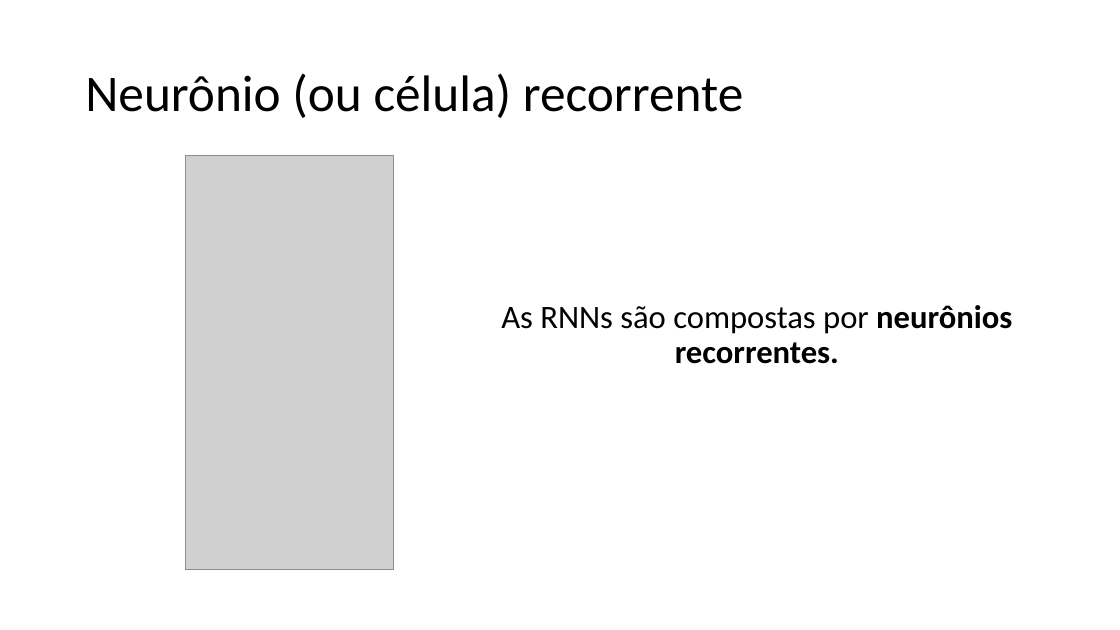
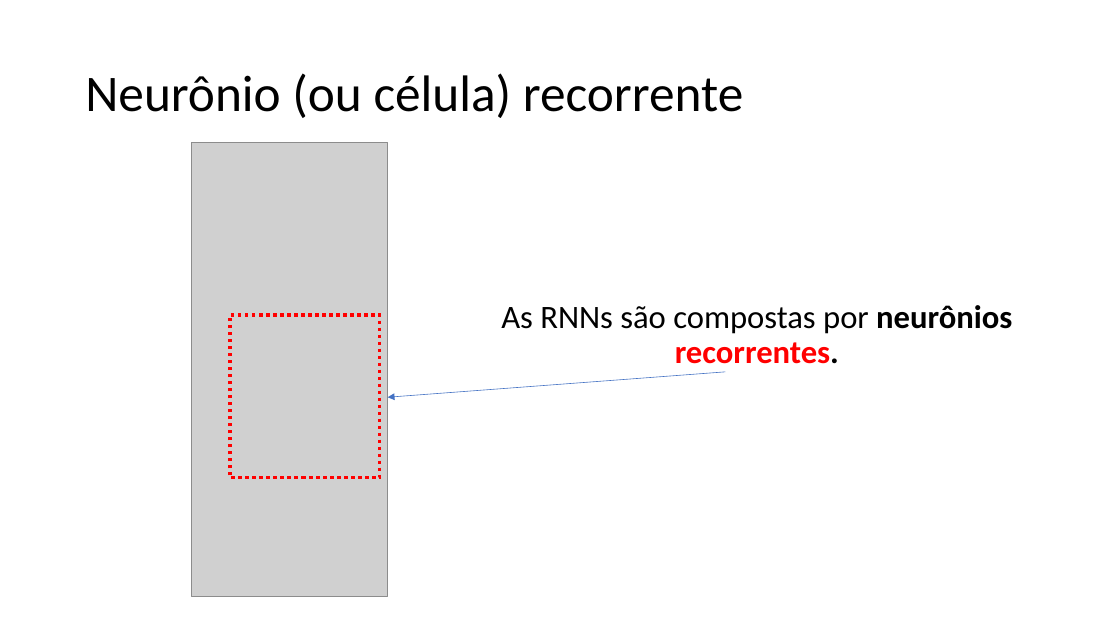
Before and after one commit to zz4fap/c24_inteligencia_artificial, a slide deck: slide 12 of slides/C24_RNN.pptx. Drawn at 1120x630 pixels with LibreOffice and Linux fonts; fonts in the diff are those of the drawing; grey boxes stand for pictures. Boxes give left, top, right and bottom in pixels: in the first picture for what was removed or moved away, otherwise in the second. Text is boxed around its words. In the diff, an @@ line names an element or a change of style, - is before the commit and + after.

```diff
--- a/slides/C24_RNN.pptx
+++ b/slides/C24_RNN.pptx
@@ picture: place and size @@
-picture at box(186, 155, 393, 571)
+picture at box(192, 142, 387, 597)
@@ text "As RNNs são compostas por ..." at box(501, 305, 1012, 364): text colour #000000 to #FF0000 in "recorrentes." @@
@@ rectangle added at box(230, 315, 380, 478), outline #FF0000 3 pt dashed @@
@@ arrow added from (726, 372) to (387, 397), #4472C4 0.5 pt @@
```
Also in this commit, not shown: 14 other slides changed, 1 slide removed.
